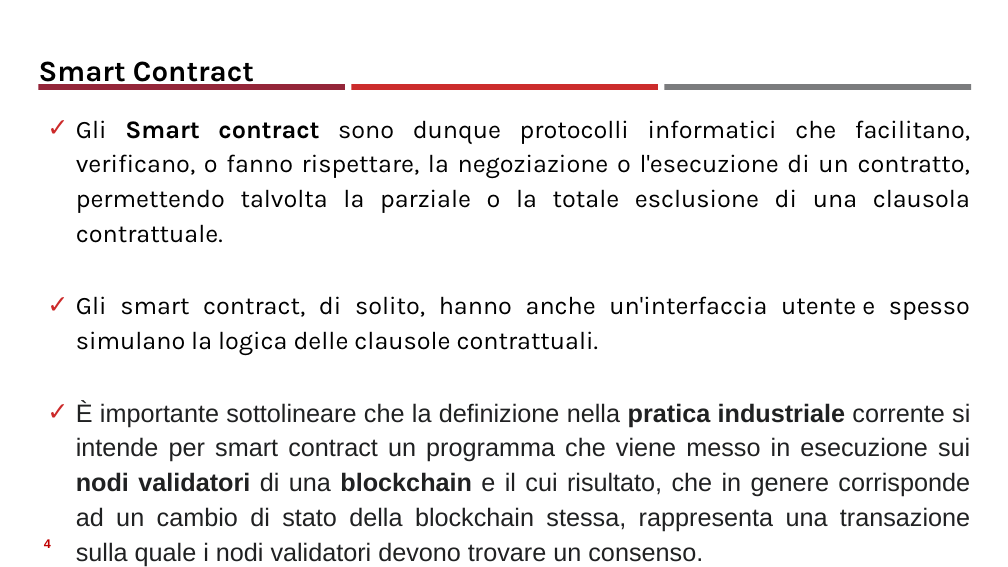
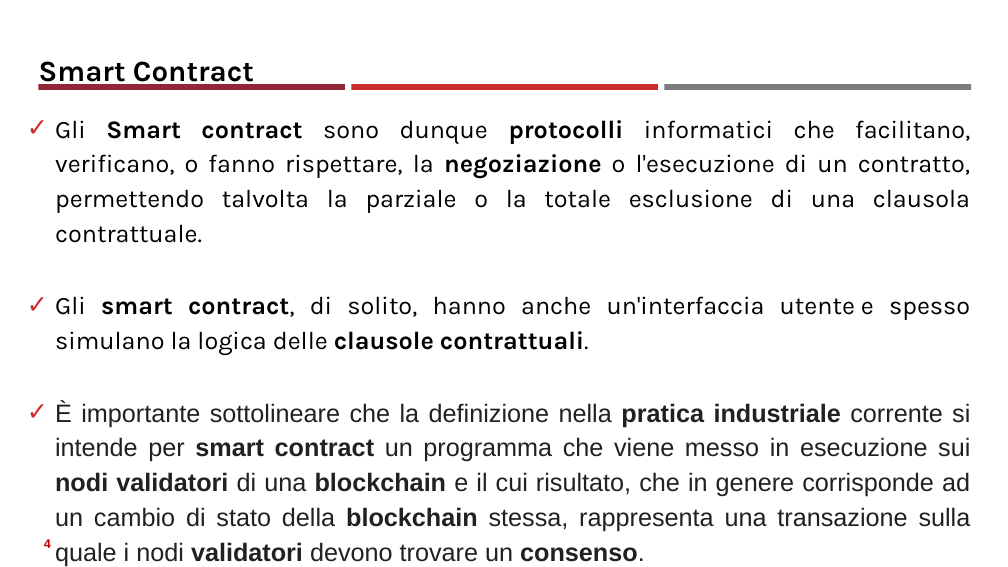
Before and after one commit to neural1977/data_science_interview_material, a slide deck: slide 4 of Assicurazioni/Smart Contract_ita.pptx. Drawn at 1008x567 pixels with LibreOffice and Linux fonts; fonts in the diff are those of the drawing. Boxes give left, top, right and bottom in pixels: in the first picture for what was removed or moved away, otherwise in the second. Text is boxed around its words. In the diff, an @@ line names an element or a change of style, - is before the commit and + after.

```diff
--- a/Assicurazioni/Smart Contract_ita.pptx
+++ b/Assicurazioni/Smart Contract_ita.pptx
@@ text "Gli Smart contract sono dunque ...": place and size @@
-text "Gli Smart contract sono dunque ..." at [76, 120, 970, 566]
+text "Gli Smart contract sono dunque ..." at [55, 120, 971, 566]
@@ text "Gli Smart contract sono dunque ..." at [55, 120, 971, 566]: bold on in "protocolli negoziazione", "smart contract, clausole contrattuali.", "smart contract blockchain validatori consenso." @@
```
Also in this commit, not shown: 11 other slides changed, 6 slides added, 2 other files.
